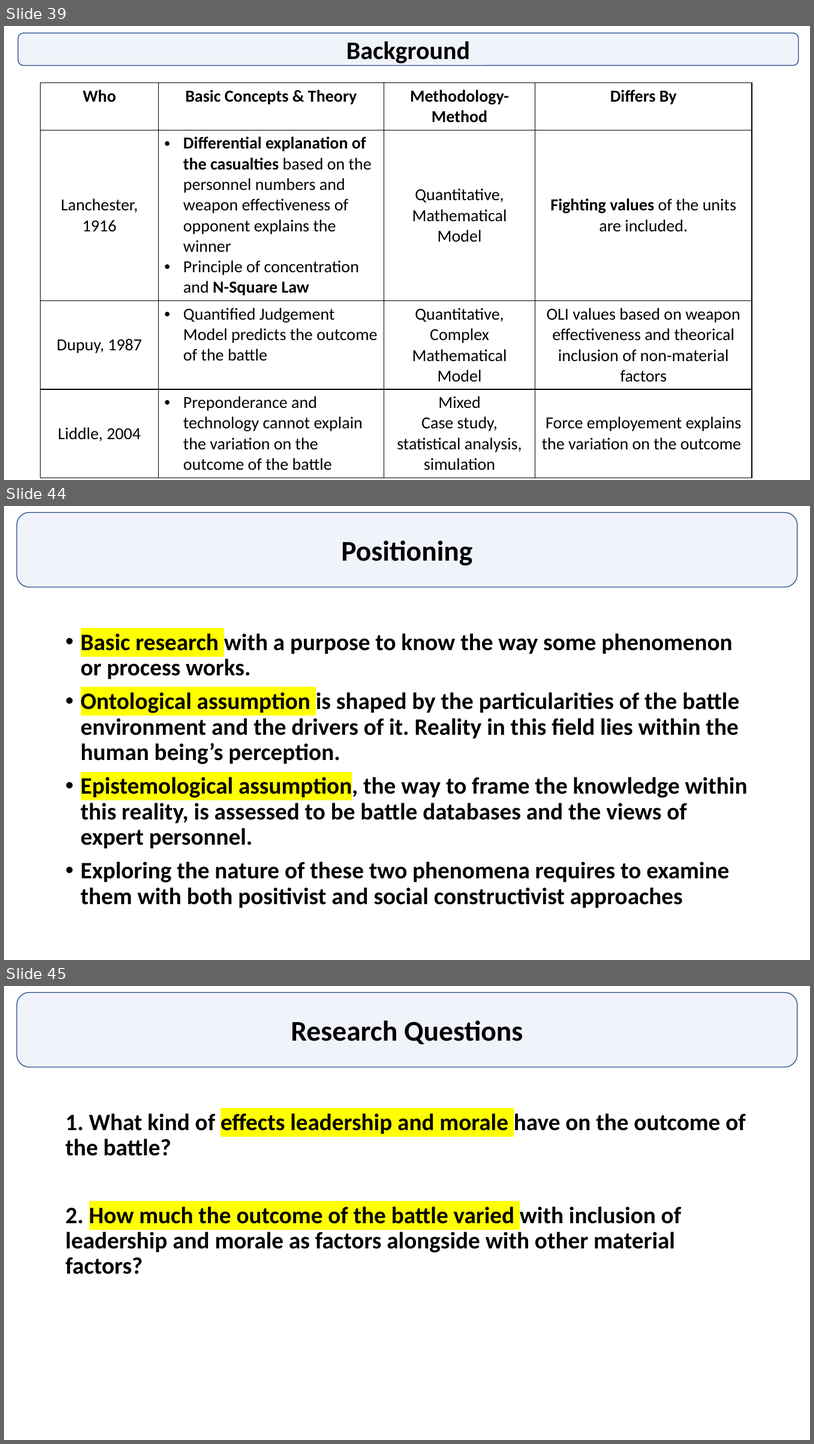
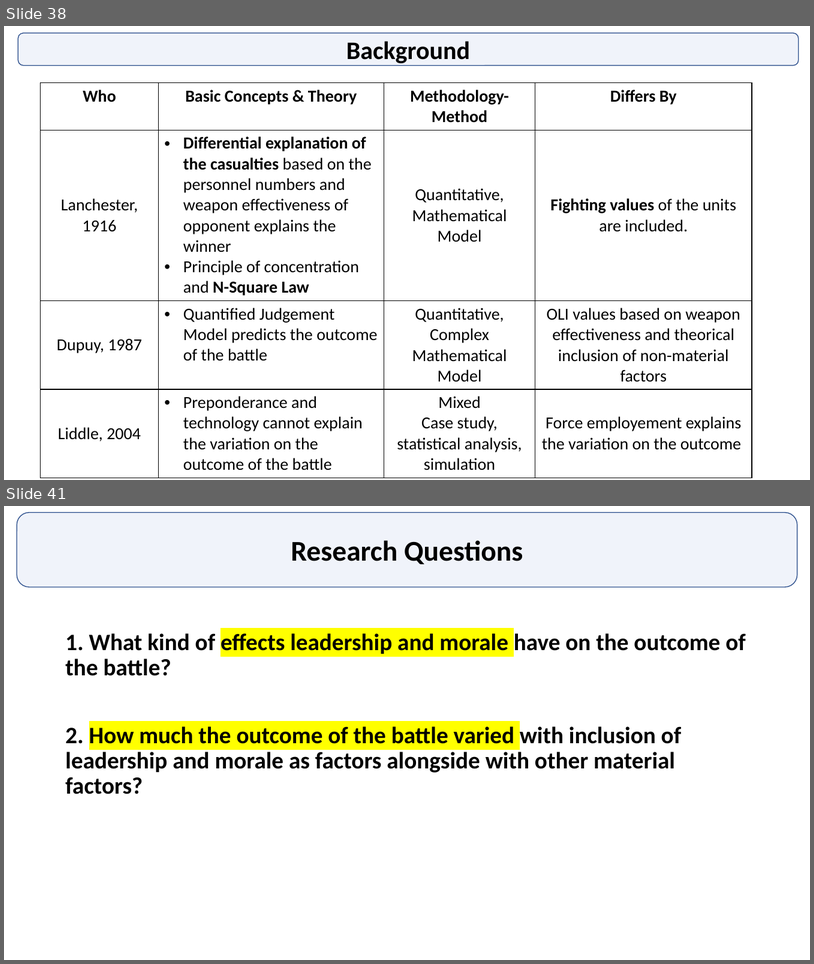
Before and after one commit to GurkanGitHub/PhD, a slide deck: PhD Discussion.pptx. Shown one above the other, each under a label of ours: slides 39, 44 and 45 before the commit, slides 38 and 41 after it; the slides between them are not shown. The pictures are 814x1444 and 814x964 pixels, drawn with LibreOffice and Linux fonts; fonts in the diff are those of the drawing. Boxes give left, top, right and bottom in pixels: in the first picture for what was removed or moved away, otherwise in the second. Text is boxed around its words. In the diff, an @@ line names an element or a change of style, - is before the commit and + after.

```diff
--- a/PhD Discussion.pptx
+++ b/PhD Discussion.pptx
@@ slide 44 removed at bbox=[4, 506, 810, 960], background #FFFFFF @@
@@ rounded rectangle removed at bbox=[17, 513, 798, 587] @@
-Positioning
@@ text removed at bbox=[81, 633, 748, 907] @@
-• Basic research with a purpose to know the way some phenomenon or process works.
-• Ontological assumption is shaped by the particularities of the battle environment and the drivers of it. Reality in this field lies within the human being’s perception.
-• Epistemological assumption, the way to frame the knowledge within this reality, is assessed to be battle databases and the views of expert personnel.
-• Exploring the nature of these two phenomena requires to examine them with both positivist and social constructivist approaches
@@ what was slide 39 is now slide 38 @@
@@ what was slide 45 is now slide 41 @@
```
Also in this commit, not shown: 2 slides changed, 1 slide added, 6 other slides removed, 5 other files.
